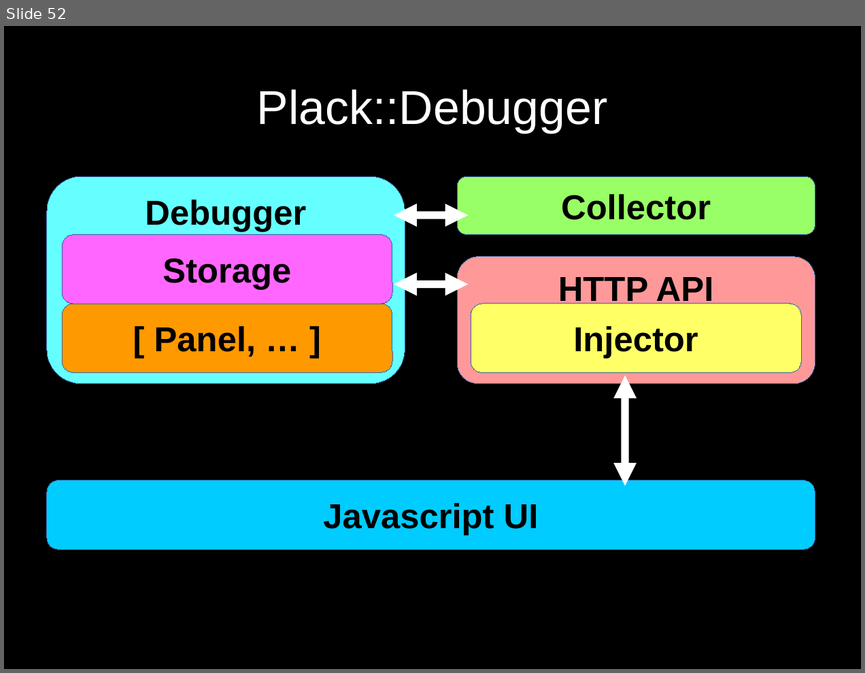
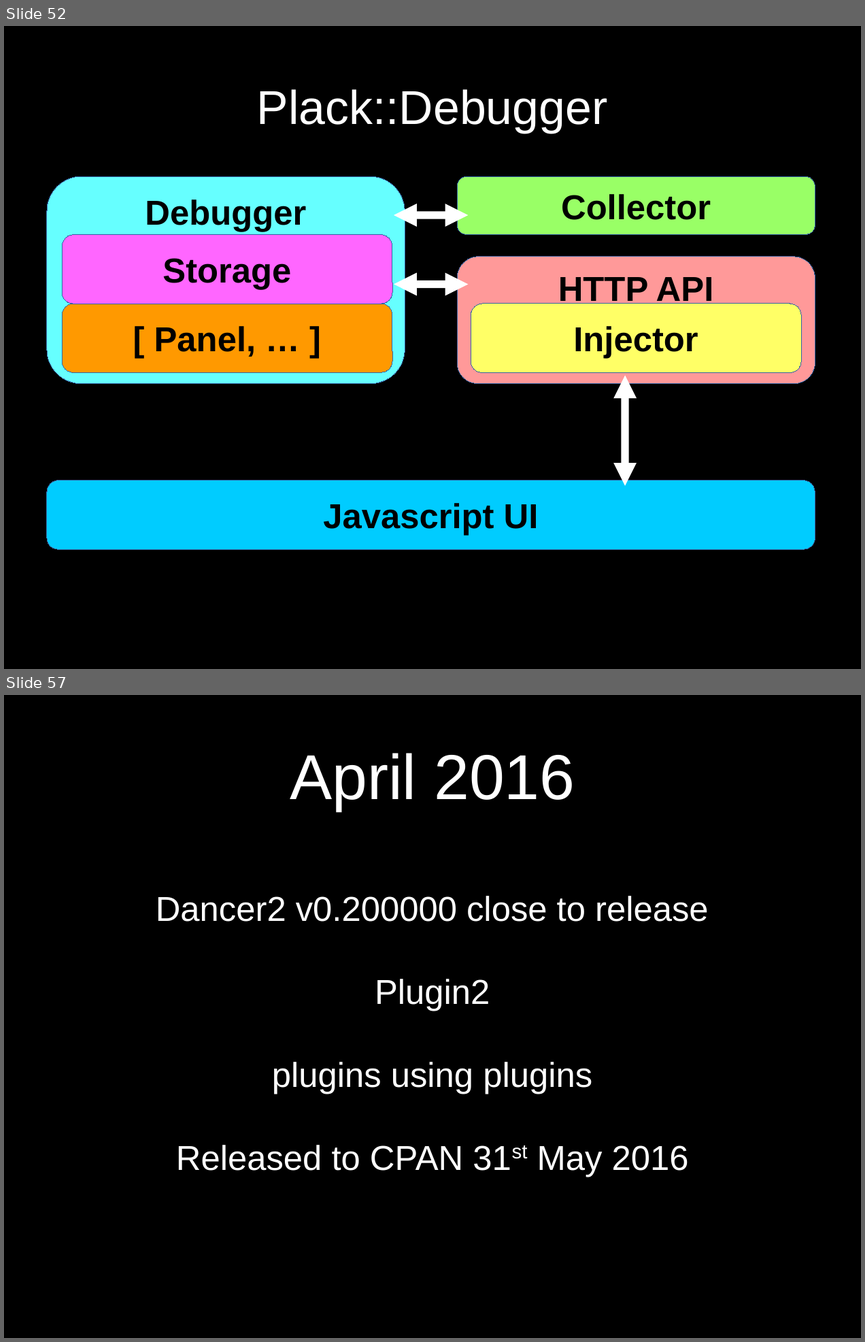
Before and after one commit to SysPete/perl-dancer-conference-2016, a slide deck: plack-debugger-meets-dancer2.odp. Shown one above the other, each under a label of ours: slide 52 before the commit, slides 52 and 57 after it; the slides between them are not shown. The pictures are 865x673 and 865x1342 pixels, drawn with LibreOffice and Linux fonts; fonts in the diff are those of the drawing. Boxes give left, top, right and bottom in pixels: in the first picture for what was removed or moved away, otherwise in the second. Text is boxed around its words. In the diff, an @@ line names an element or a change of style, - is before the commit and + after.

Commit message:
more slides add to debugger presentation. close to finished.

```diff
--- a/plack-debugger-meets-dancer2.odp
+++ b/plack-debugger-meets-dancer2.odp
@@ slide 57 added at <box>4,695,861,1338</box>, background #000000 @@
@@ title added at <box>290,753,575,811</box>, 58.7 pt, text #FFFFFF @@
+April 2016
@@ subtitle added at <box>156,896,708,1176</box>, 32 pt, text #FFFFFF @@
+Dancer2 v0.200000 close to release
+Plugin2
+plugins using plugins
+Released to CPAN 31st May 2016
```
Also in this commit, not shown: 19 other slides added.
